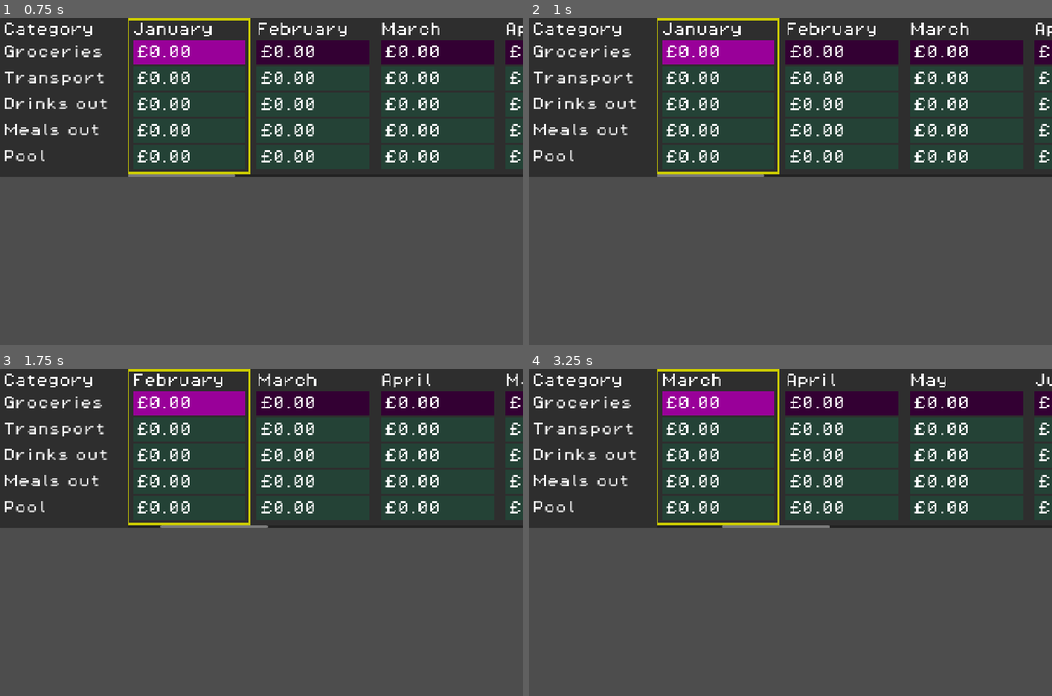
Above: before the commit, frames 1-4 (two rows, left to right).
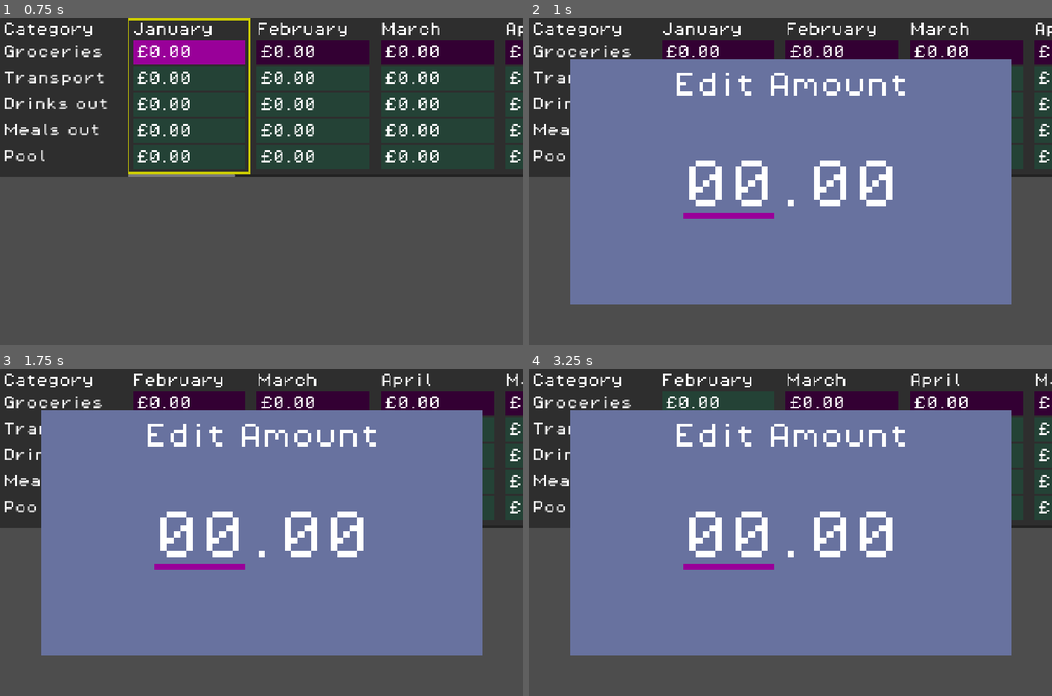
Above: after the commit, the same moments.

Repository: phrasmotica/budget-visualiser
Game: Godot game, scene res://scenes/ui/spreadsheet_ui/spreadsheet_ui.tscn
The game is run twice, just before and just after one commit, with the same random seed, the same clock (stepped at 60 frames per second) and the same inputs. This scene is started directly instead of the project's main scene.
Inputs:
- Up to frame 1 (0.75 s): tap Enter (ui_accept) at 0.5, 0.6 s; hold Right (ui_right) from 0.53 s (still down)
- Up to frame 2 (1 s): keep holding Right (ui_right); tap Enter (ui_accept) at 0.77 s
- Up to frame 3 (1.75 s): tap Enter (ui_accept) at 1.07, 1.52, 1.55 s; release Right (ui_right) at 1.28 s; hold Down (ui_down) from 1.28 s (still down); tap Shift (bulk_modifier) at 1.35 s
- Up to frame 4 (3.25 s): tap Enter (ui_accept) at 1.82, 2.1, 2.75, 3.02, 3.05 s; release Down (ui_down) at 2.03 s; hold Right (ui_right) 2.03-2.78 s; hold Up (ui_up) from 2.78 s (still down); tap Shift (bulk_modifier) at 2.85 s

Frame 1 is identical in both runs. In frame 2, 65% of the frame differs, in the area x 7-93%, y 0-88%; in frame 3, 65%; in frame 4, 65%, in the area x 7-100%, y 0-88%.

Commit message:
Use amount entry modal to add a new transaction for the highlighted month and category

Diff:
--- a/scenes/autoloads/budget_provider.gd
+++ b/scenes/autoloads/budget_provider.gd
@@ -39,21 +39,16 @@
 	month: BudgetMonth,
 	amount: float,
 ) -> void:
-	var new_transaction = _data.add_transaction(category, month, amount)
+	var new_transaction := _data.add_transaction(category, month, amount)
 	transaction_added.emit(new_transaction)
 
 	budget_changed.emit(_data)
-
-func add_transaction_debug(
-	amount: float,
-) -> void:
-	add_transaction(
-		BUDGET_CATEGORIES.pick_random(),
-		BUDGET_MONTHS.pick_random(),
-		amount)
 
 func get_month_debug() -> BudgetMonth:
 	return BUDGET_MONTHS[0]
 
 func get_category_index(category: BudgetCategory) -> int:
 	return BUDGET_CATEGORIES.find(category)
+
+func get_category(index: int) -> BudgetCategory:
+	return BUDGET_CATEGORIES[index]
--- a/scenes/ui/month_grid/cell_manager.gd
+++ b/scenes/ui/month_grid/cell_manager.gd
@@ -40,3 +40,10 @@
 
 func count() -> int:
 	return cells.size()
+
+func get_highlighted_category() -> BudgetCategory:
+	for i in cells.size():
+		if cells[i].is_highlighted():
+			return BudgetProvider.get_category(i)
+
+	return null
--- a/scenes/ui/month_grid/month_grid.gd
+++ b/scenes/ui/month_grid/month_grid.gd
@@ -71,3 +71,6 @@
 
 func is_highlighted() -> bool:
 	return _current_state and _current_state.is_highlighted()
+
+func get_highlighted_category() -> BudgetCategory:
+	return cell_manager.get_highlighted_category()
--- a/scenes/ui/spreadsheet_ui/spreadsheet_ui.gd
+++ b/scenes/ui/spreadsheet_ui/spreadsheet_ui.gd
@@ -13,6 +13,8 @@
 var _current_state: SpreadsheetUIState = null
 
 func _ready() -> void:
+	BudgetProvider.set_budget_data(BudgetData.new())
+
 	switch_state(SpreadsheetUI.State.IDLE)
 
 func switch_state(state: State, state_data := SpreadsheetUIStateData.new()) -> void:
--- a/scenes/ui/spreadsheet_ui/spreadsheet_ui.tscn
+++ b/scenes/ui/spreadsheet_ui/spreadsheet_ui.tscn
@@ -87,3 +87,4 @@
 [node name="AmountEntryModal" parent="CanvasLayer/CenterContainer" instance=ExtResource("4_ic03t")]
 unique_name_in_owner = true
 layout_mode = 2
+title = "Add Transaction"
--- a/scenes/ui/spreadsheet_ui/states/spreadsheet_ui_state_data.gd
+++ b/scenes/ui/spreadsheet_ui/states/spreadsheet_ui_state_data.gd
@@ -1,6 +1,6 @@
 class_name SpreadsheetUIStateData
 
-var _entered_amount := 0.0
+var _entered_amount := -1.0
 
 static func build() -> SpreadsheetUIStateData:
 	return SpreadsheetUIStateData.new()
--- a/scenes/ui/spreadsheet_ui/states/spreadsheet_ui_state_idle.gd
+++ b/scenes/ui/spreadsheet_ui/states/spreadsheet_ui_state_idle.gd
@@ -10,8 +10,6 @@
 
 	SignalHelper.once_next_frame(_inject_entered_amount)
 
-	BudgetProvider.set_budget_data(BudgetData.new())
-
 	SignalHelper.persist(
 		BudgetProvider.transaction_added,
 		_on_transaction_added
@@ -23,15 +21,16 @@
 	)
 
 func _process(_delta: float) -> void:
-	if Input.is_action_just_released("ui_cancel"):
-		_add_transaction()
-
-	# if Input.is_action_just_released("ui_accept"):
-	# 	_show_modal()
+	if Input.is_action_just_released("ui_accept"):
+		_show_modal()
 
 func _inject_entered_amount() -> void:
 	var entered_amount := _state_data.get_entered_amount()
-	_year_grid.inject_amount(entered_amount)
+	if entered_amount > 0.0:
+		var category := _year_grid.get_highlighted_category()
+		var month := _year_grid.get_highlighted_month()
+
+		BudgetProvider.add_transaction(category, month, entered_amount)
 
 func _on_transaction_added(transaction: BudgetTransaction) -> void:
 	print("New transaction: %s %s, £%.2f" % [
@@ -40,12 +39,12 @@
 		transaction.amount,
 	])
 
-	var month_debug := BudgetProvider.get_month_debug()
+	var month := transaction.month
 	var budget_data := BudgetProvider.get_budget_data()
 
 	print("%s Total: £%.2f" % [
-		month_debug.name,
-		budget_data.compute_month_expenditure(month_debug)
+		month.name,
+		budget_data.compute_month_expenditure(month)
 	])
 
 func _on_budget_changed(data: BudgetData) -> void:
@@ -53,12 +52,6 @@
 
 	_year_grid.update_budget(data)
 
-func _add_transaction() -> void:
-	# [1.0, 5.0]
-	var amount := 4.0 * randf() + 1.0
-
-	BudgetProvider.add_transaction_debug(amount)
-
 func _show_modal() -> void:
 	_amount_entry_modal.enable(0.0)
 
--- a/scenes/ui/year_grid/month_grid_manager.gd
+++ b/scenes/ui/year_grid/month_grid_manager.gd
@@ -38,3 +38,17 @@
 
 func count() -> int:
 	return month_grids.size()
+
+func get_highlighted_category() -> BudgetCategory:
+	for m in month_grids:
+		if m.is_highlighted():
+			return m.get_highlighted_category()
+
+	return null
+
+func get_highlighted_month() -> BudgetMonth:
+	for m in month_grids:
+		if m.is_highlighted():
+			return m.month
+
+	return null
--- a/scenes/ui/year_grid/year_grid.gd
+++ b/scenes/ui/year_grid/year_grid.gd
@@ -41,6 +41,12 @@
 	if _current_state:
 		_current_state.disable()
 
+func get_highlighted_category() -> BudgetCategory:
+	return month_grid_manager.get_highlighted_category()
+
+func get_highlighted_month() -> BudgetMonth:
+	return month_grid_manager.get_highlighted_month()
+
 func inject_amount(amount: float) -> void:
 	if _current_state:
 		_current_state.inject_amount(amount)
